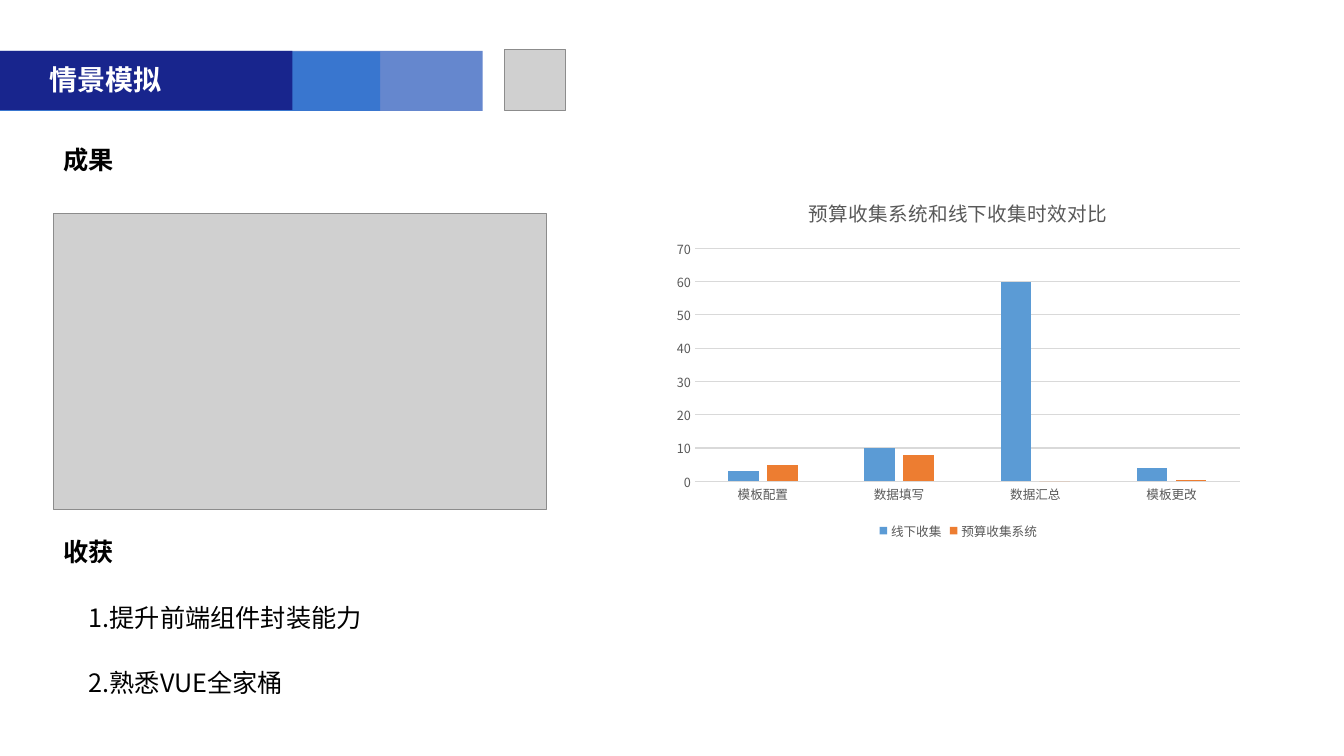
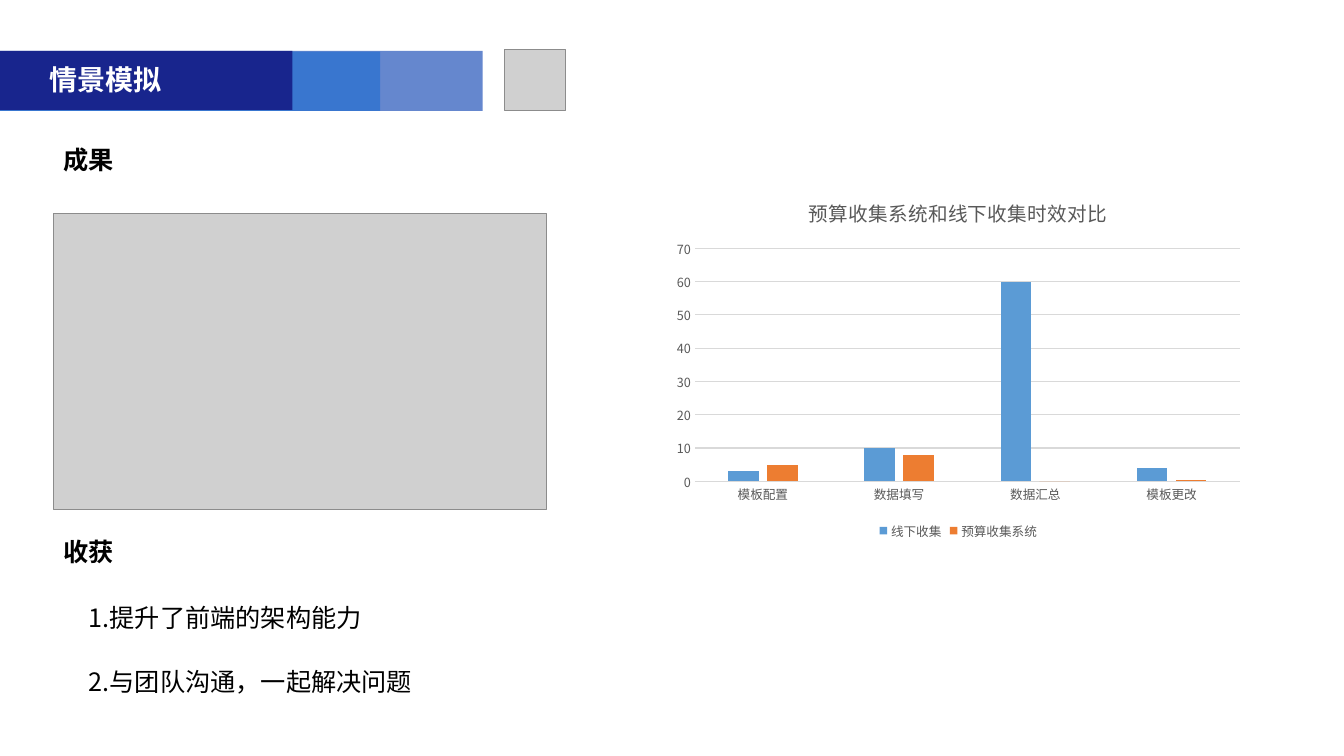
Before and after one commit to liuqiansb/zz, a slide deck: slide 7 of 01385150刘乾.pptx. Drawn at 1344x756 pixels with LibreOffice and Linux fonts; fonts in the diff are those of the drawing; grey boxes stand for pictures. Boxes give left, top, right and bottom in pixels: in the first picture for what was removed or moved away, otherwise in the second. Text is boxed around its words. In the diff, an @@ line names an element or a change of style, - is before the commit and + after.

```diff
--- a/01385150刘乾.pptx
+++ b/01385150刘乾.pptx
@@ text at box(89, 605, 362, 629): text changed @@
-1.提升前端组件封装能力
+1.提升了前端的架构能力
@@ text at box(89, 670, 412, 694): text changed @@
-2.熟悉VUE全家桶
+2.与团队沟通，一起解决问题
```
Also in this commit, not shown: 5 other slides changed.
